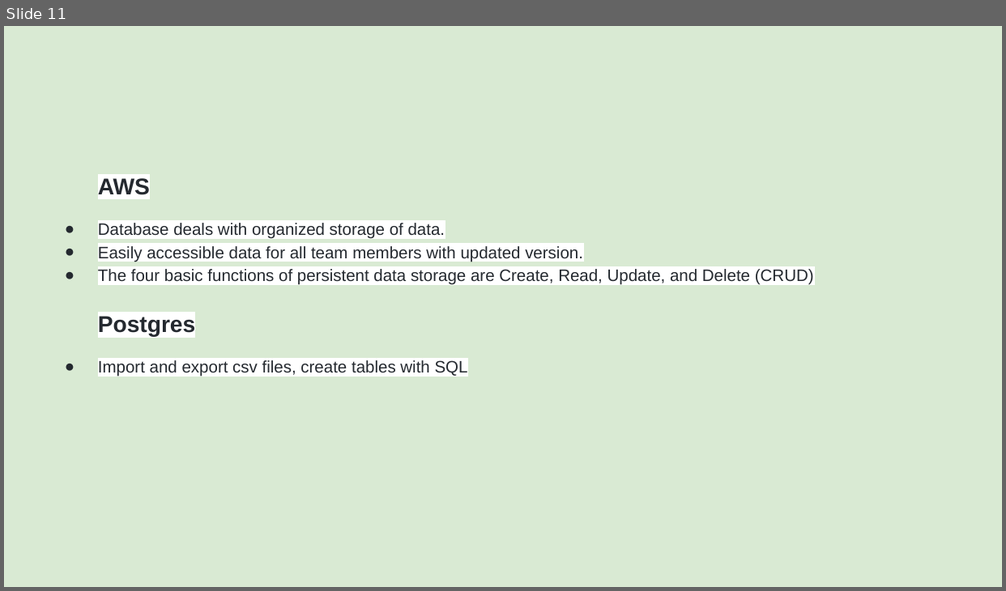
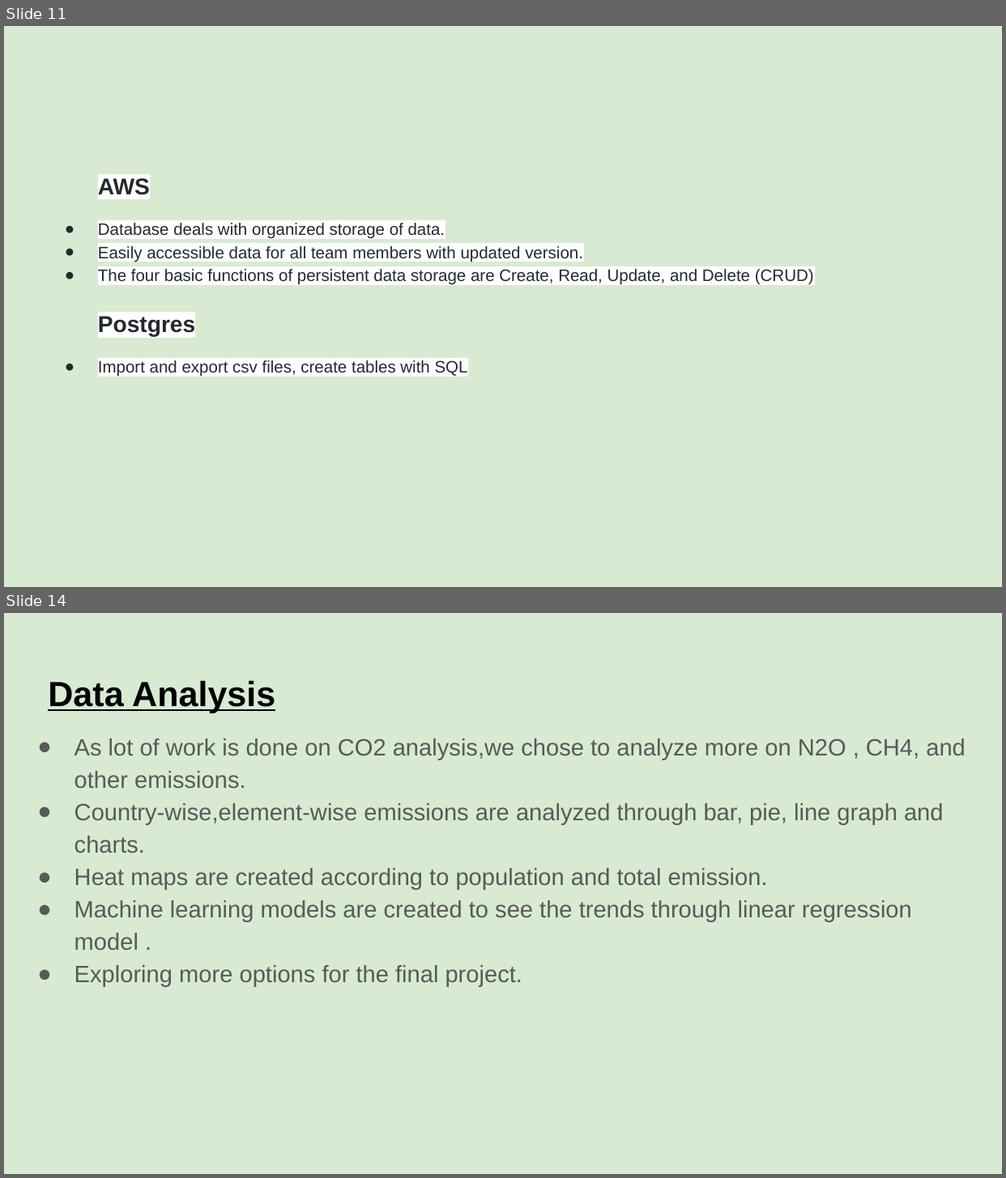
Before and after one commit to bireshk/DataAnalyticsProject, a slide deck: Dashboard_S2_RT.pptx. Shown one above the other, each under a label of ours: slide 11 before the commit, slides 11 and 14 after it; the slides between them are not shown. The pictures are 1006x591 and 1006x1178 pixels, drawn with LibreOffice and Linux fonts; fonts in the diff are those of the drawing. Boxes give left, top, right and bottom in pixels: in the first picture for what was removed or moved away, otherwise in the second. Text is boxed around its words. In the diff, an @@ line names an element or a change of style, - is before the commit and + after.

```diff
--- a/Dashboard_S2_RT.pptx
+++ b/Dashboard_S2_RT.pptx
@@ slide 14 added at [4,613,1002,1174], background #D9EAD3 @@
@@ title added at [48,680,275,713], 25.2 pt, text #000000, bold, underline @@
+Data Analysis
@@ text added at [74,739,965,987], 17 pt, text #595959 @@
+● As lot of work is done on CO2 analysis,we chose to analyze more on N2O , CH4, and other emissions.
+● Country-wise,element-wise emissions are analyzed through bar, pie, line graph and charts.
+● Heat maps are created according to population and total emission.
+● Machine learning models are created to see the trends through linear regression model .
+● Exploring more options for the final project.
```
Also in this commit, not shown: 5 slides changed, 1 other slide added.
